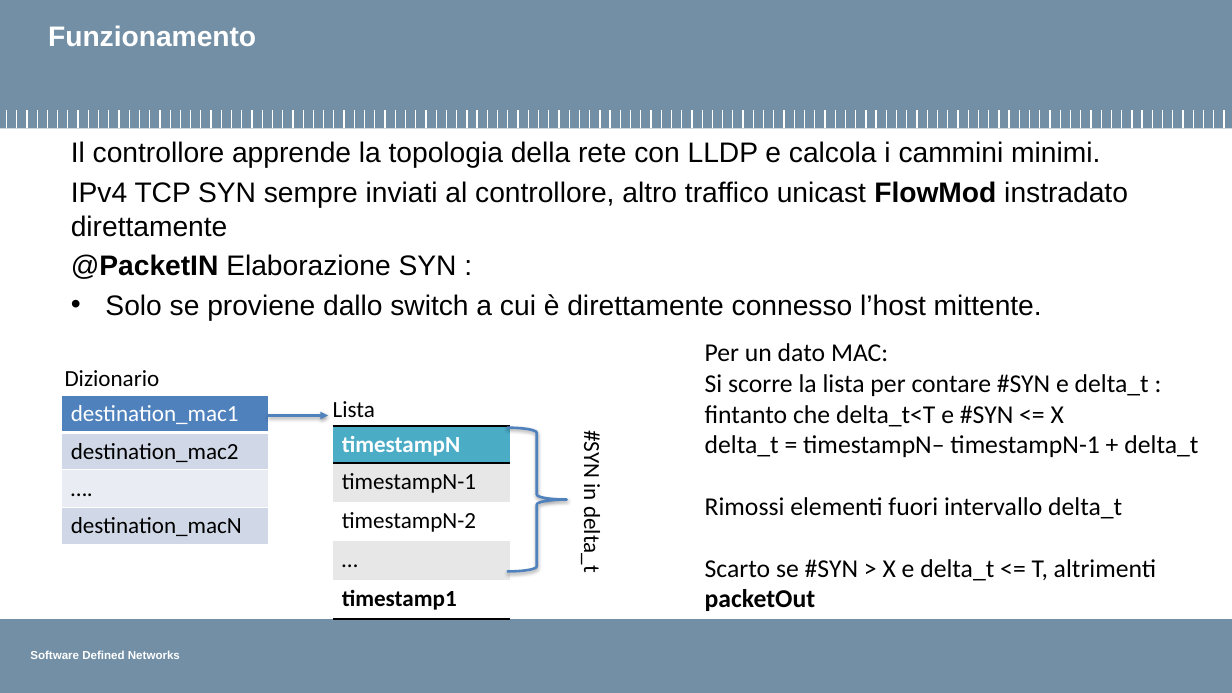
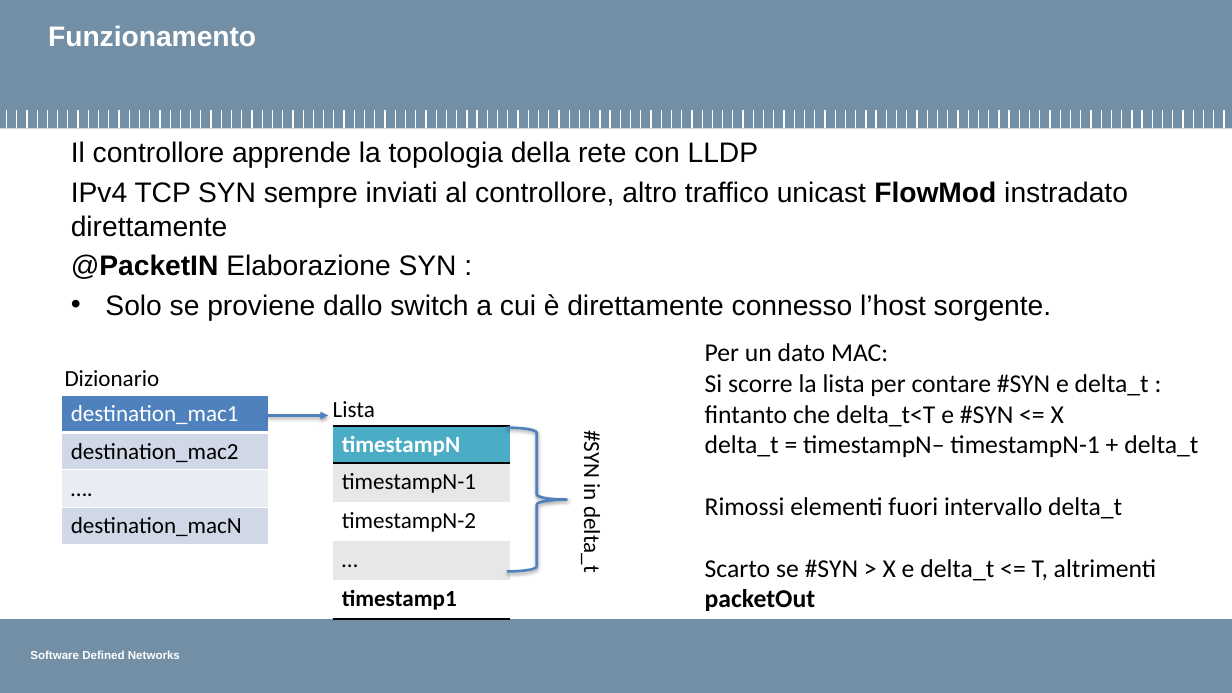
Before and after one commit to pierluigigrossi/progetto-SDN, a slide deck: slide 7 of intermedia8.pptx. Drawn at 1232x693 pixels with LibreOffice and Linux fonts; fonts in the diff are those of the drawing; background and template pictures are left out. Boxes give left, top, right and bottom in pixels: in the first picture for what was removed or moved away, otherwise in the second. Text is boxed around its words. In the diff, an @@ line names an element or a change of style, - is before the commit and + after.

```diff
--- a/intermedia8.pptx
+++ b/intermedia8.pptx
@@ text at bbox=[71, 141, 758, 168]: text changed @@
-Il controllore apprende la topologia della rete con LLDP e calcola i cammini minimi.
+Il controllore apprende la topologia della rete con LLDP
@@ text at bbox=[105, 294, 1051, 321]: text changed @@
-• Solo se proviene dallo switch a cui è direttamente connesso l’host mittente.
+• Solo se proviene dallo switch a cui è direttamente connesso l’host sorgente.
```
Also in this commit, not shown: 2 other slides changed, 2 other files.
